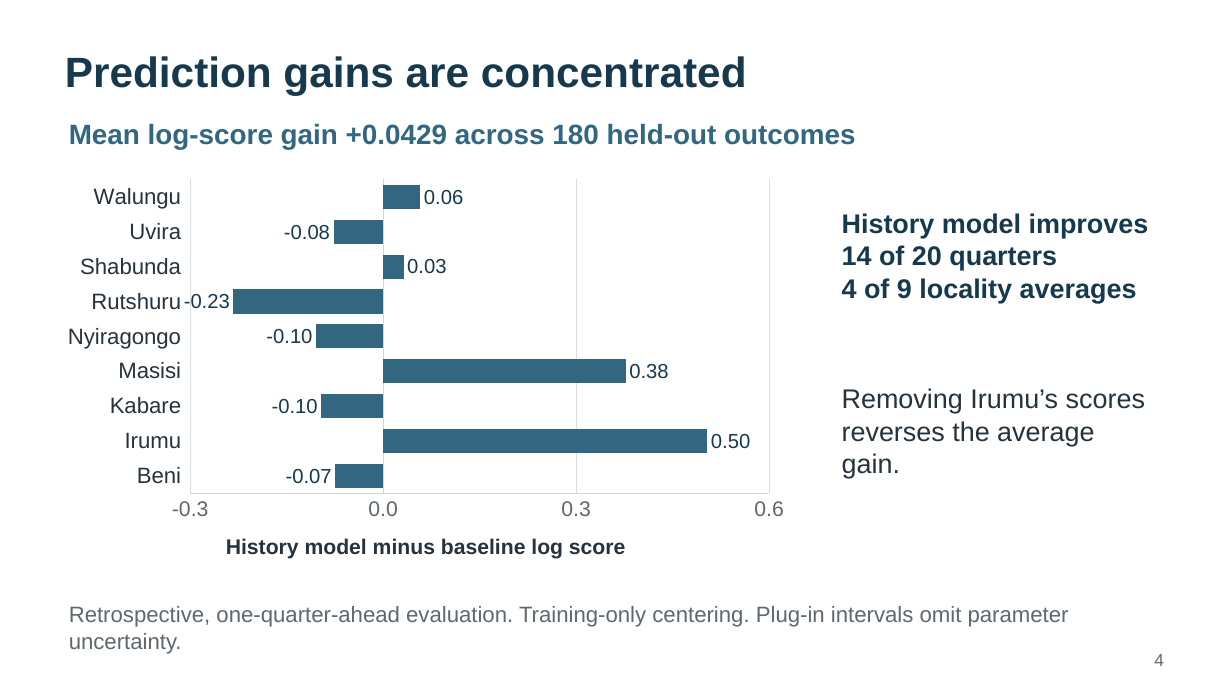
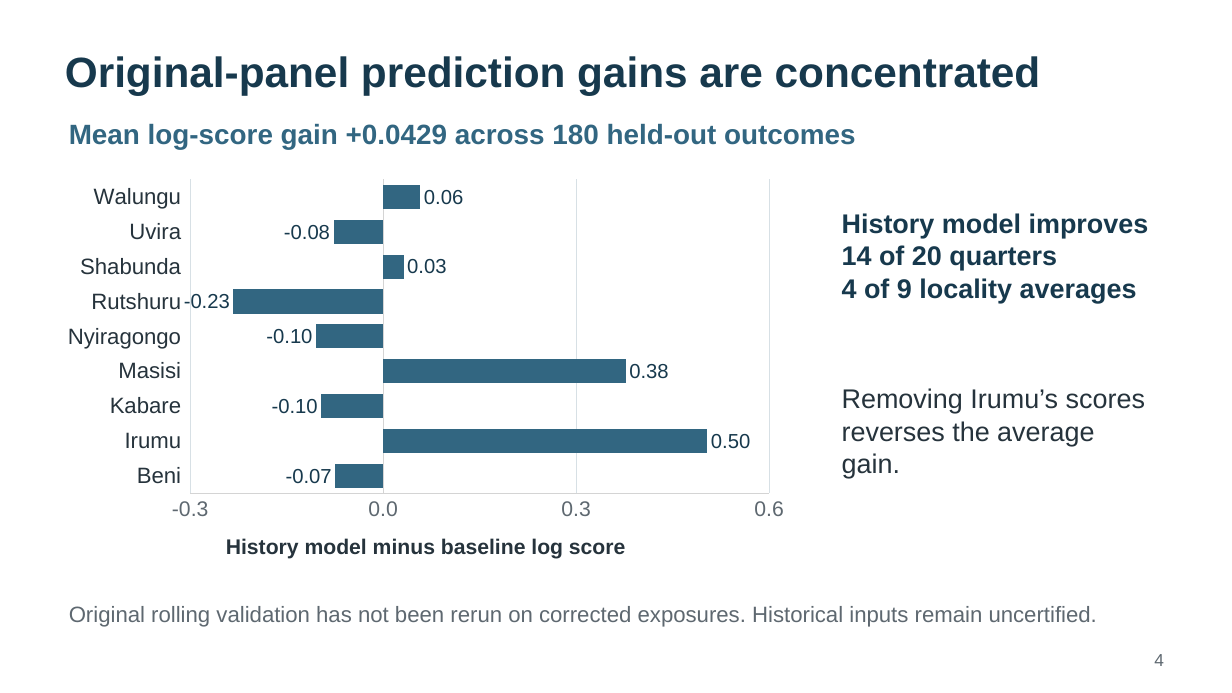
Before and after one commit to LystadJS/UN-Peacekeeping, a slide deck: slide 4 of portfolio/scott_discussion.pptx. Drawn at 1232x693 pixels with LibreOffice and Linux fonts; fonts in the diff are those of the drawing. Boxes give left, top, right and bottom in pixels: in the first picture for what was removed or moved away, otherwise in the second. Text is boxed around its words. In the diff, an @@ line names an element or a change of style, - is before the commit and + after.

Commit message:
Refresh research portfolio with corrected-panel findings and limits

```diff
--- a/portfolio/scott_discussion.pptx
+++ b/portfolio/scott_discussion.pptx
@@ text at <box>65,56,1041,95</box>: text changed @@
-Prediction gains are concentrated
+Original-panel prediction gains are concentrated
@@ text at <box>69,606,1097,627</box>: text changed @@
-Retrospective, one-quarter-ahead evaluation. Training-only centering. Plug-in intervals omit parameter uncertainty.
+Original rolling validation has not been rerun on corrected exposures. Historical inputs remain uncertified.
```
Also in this commit, not shown: 4 other slides changed, 40 other files.
